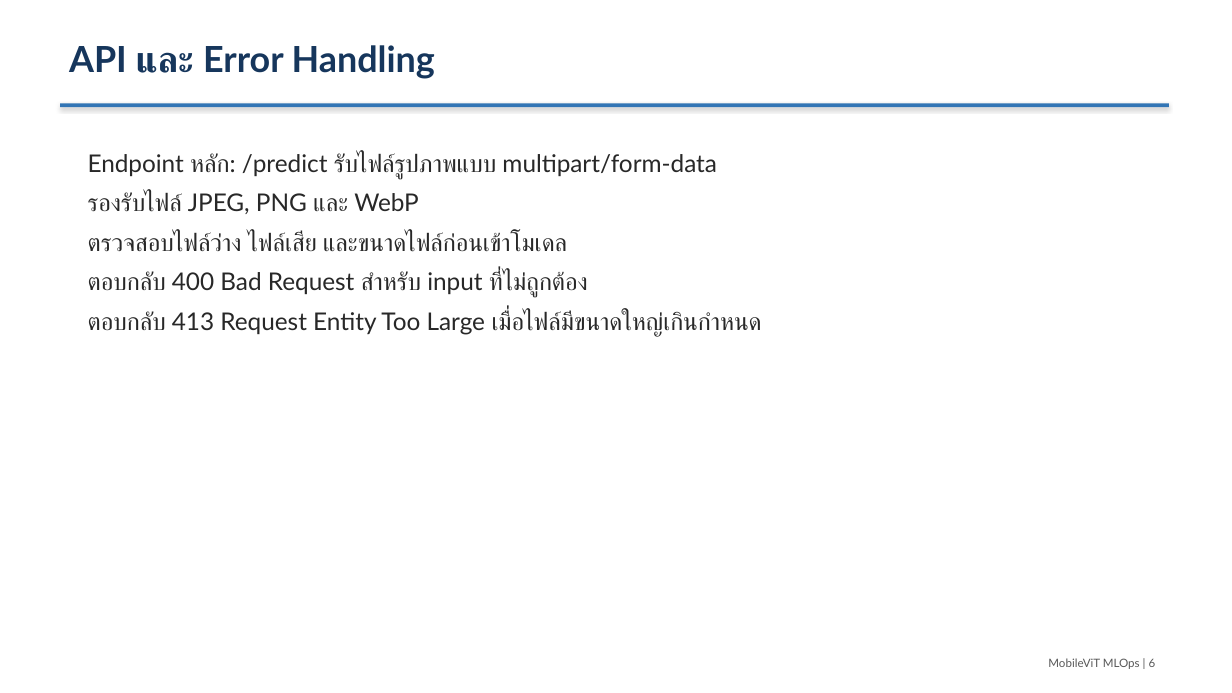
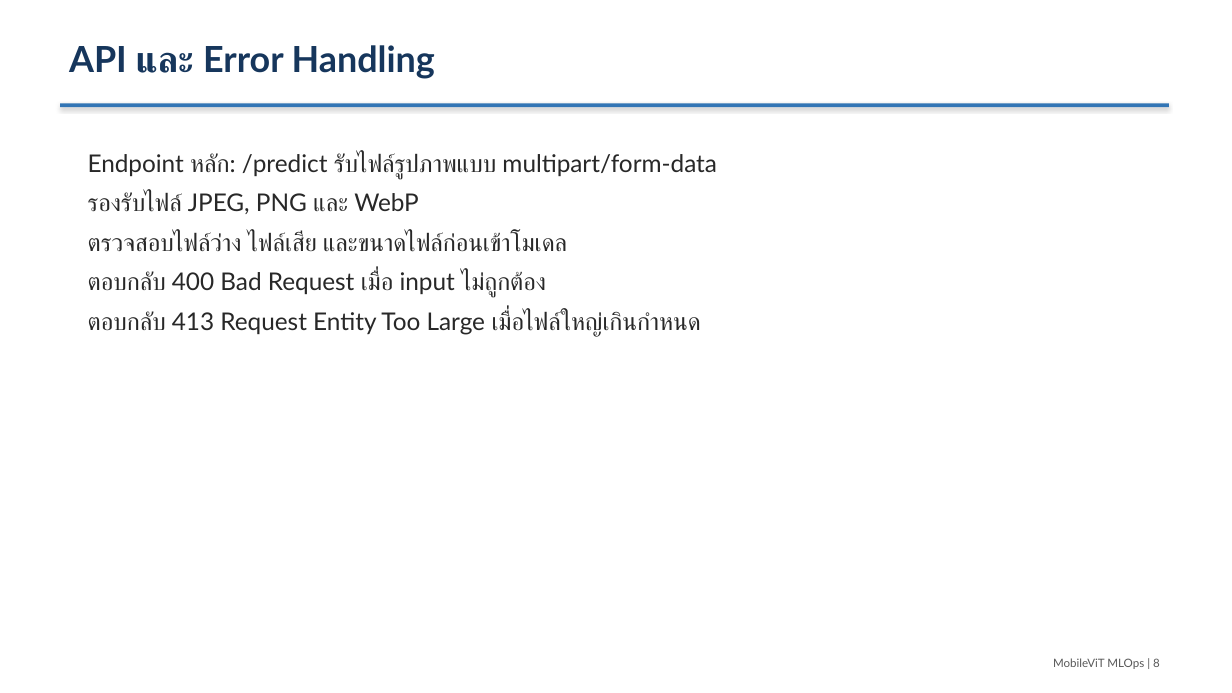
Before and after one commit to Tanasphon/AIE_MLOP_project, a slide deck: slide 8 of presentation/mobilevit_mlops_presentation.pptx (slide 6 before the commit). Drawn at 1232x693 pixels with LibreOffice and Linux fonts; fonts in the diff are those of the drawing. Boxes give left, top, right and bottom in pixels: in the first picture for what was removed or moved away, otherwise in the second. Text is boxed around its words. In the diff, an @@ line names an element or a change of style, - is before the commit and + after.

```diff
--- a/presentation/mobilevit_mlops_presentation.pptx
+++ b/presentation/mobilevit_mlops_presentation.pptx
@@ text at (88,271,701,337): text changed @@
-ตอบกลับ 400 Bad Request สำหรับ input ที่ไม่ถูกต้อง
-ตอบกลับ 413 Request Entity Too Large เมื่อไฟล์มีขนาดใหญ่เกินกำหนด
+ตอบกลับ 400 Bad Request เมื่อ input ไม่ถูกต้อง
+ตอบกลับ 413 Request Entity Too Large เมื่อไฟล์ใหญ่เกินกำหนด
@@ text at (1053,658,1160,669): text changed @@
-MobileViT MLOps | 6
+MobileViT MLOps | 8
```
Also in this commit, not shown: 9 other slides changed, 4 slides added, 1 other file.
